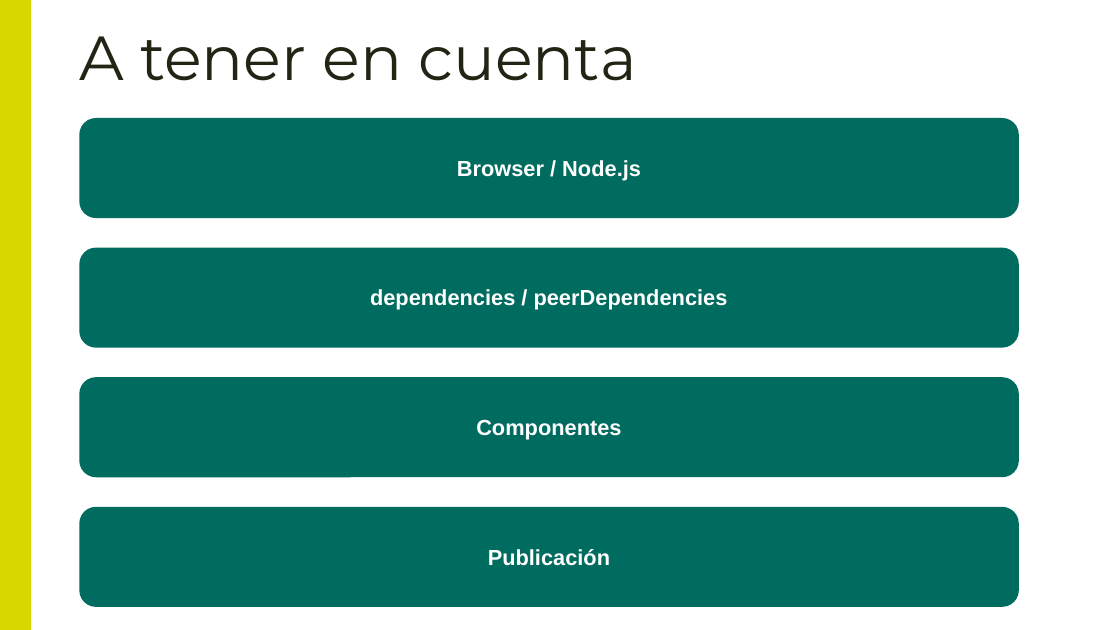
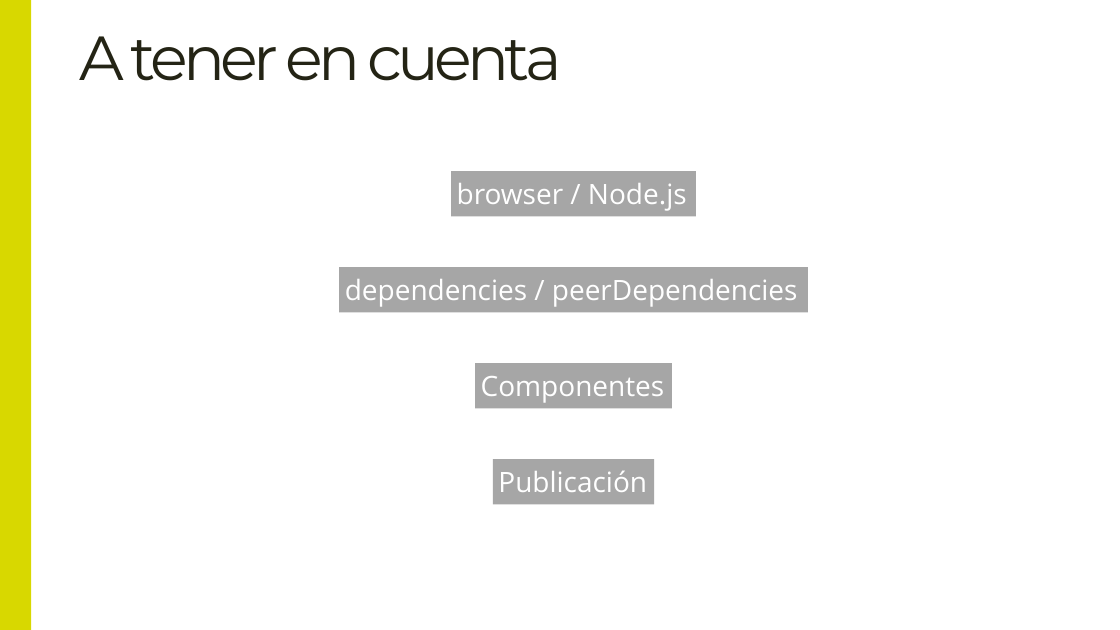
Before and after one commit to Lemoncode/master-frontend-lemoncode, a slide deck: slide 10 of 03-bundling/07-vite-lib/00-teoría/Creando librerías con Vite.pptx. Drawn at 1120x630 pixels with LibreOffice and Linux fonts; fonts in the diff are those of the drawing. Boxes give left, top, right and bottom in pixels: in the first picture for what was removed or moved away, otherwise in the second. Text is boxed around its words. In the diff, an @@ line names an element or a change of style, - is before the commit and + after.

```diff
--- a/03-bundling/07-vite-lib/00-teoría/Creando librerías con Vite.pptx
+++ b/03-bundling/07-vite-lib/00-teoría/Creando librerías con Vite.pptx
@@ text "A tener en cuenta" at (79,36,562,81): letter spacing 0 to -3 pt @@
@@ rectangle "browser / Node.js": place and size @@
-rectangle "browser / Node.js" at (80,118,1019,217)
+rectangle "browser / Node.js" at (451,171,697,216)
@@ rectangle "browser / Node.js" at (451,171,697,216): rounded rectangle to rectangle; fill #006B5F to #A6A6A6 @@
@@ text in rectangle at (457,183,687,211): text changed; size 14 to 18 pt; font Arial to Open Sans; bold off @@
-Browser / Node.js
+browser / Node.js
@@ rectangle "dependencies / peerDependencies": place and size @@
-rectangle "dependencies / peerDependencies" at (80,248,1019,347)
+rectangle "dependencies / peerDependencies" at (339,268,808,312)
@@ rectangle "Componentes": place and size @@
-rectangle "Componentes" at (80,377,1019,477)
+rectangle "Componentes" at (475,363,672,408)
@@ size 14 to 18 pt, font Arial to Open Sans, bold off; alignment centre to left; rounded rectangle to rectangle; fill #006B5F to #A6A6A6 in 3 elements at (339,268,808,312), (475,363,672,408), (493,459,654,504) @@
@@ rectangle "Publicación": place and size @@
-rectangle "Publicación" at (80,507,1019,607)
+rectangle "Publicación" at (493,459,654,504)
```
Also in this commit, not shown: 7 other slides changed, 3 slides added, 3 slides removed, 1 other file.
